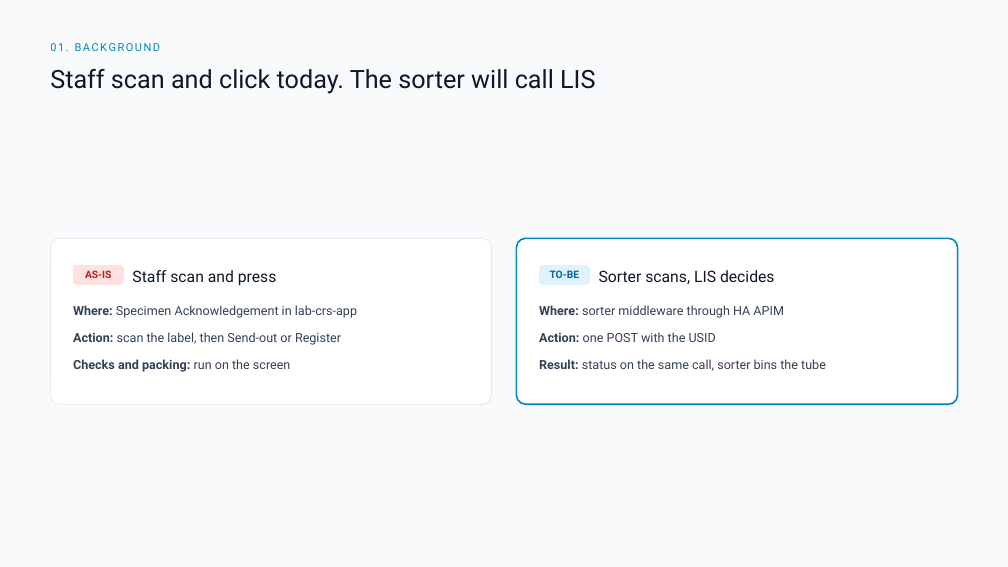
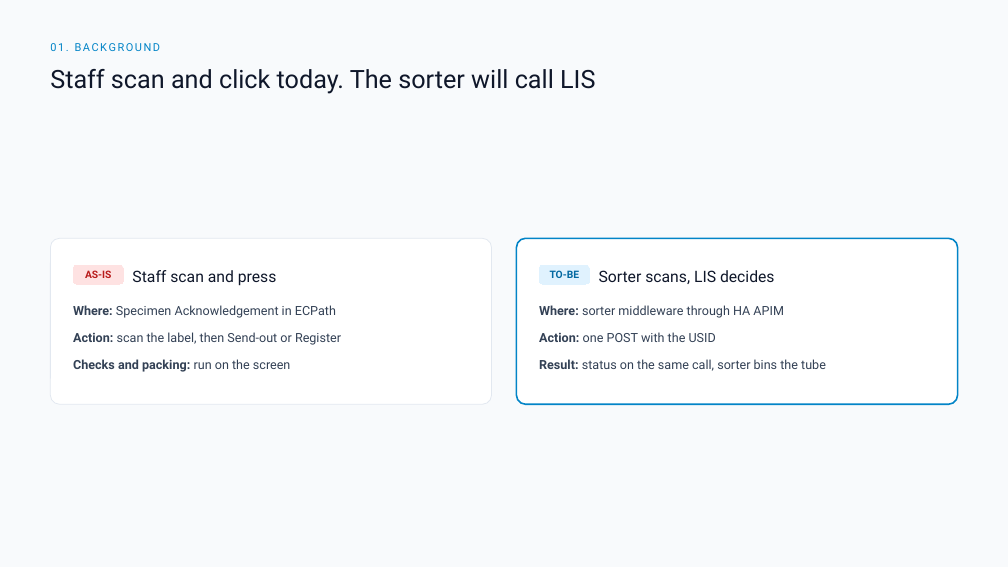
Before and after one commit to DragonChong/HA-Notes, a slide deck: slide 3 of SDLC/Projects/TMP-specimen-sorter-api — Specimen Sorter API/assets/Specimen Sorter API v3.pptx. Drawn at 1008x567 pixels with LibreOffice and Linux fonts; fonts in the diff are those of the drawing. Boxes give left, top, right and bottom in pixels: in the first picture for what was removed or moved away, otherwise in the second. Text is boxed around its words. In the diff, an @@ line names an element or a change of style, - is before the commit and + after.

```diff
--- a/SDLC/Projects/TMP-specimen-sorter-api — Specimen Sorter API/assets/Specimen Sorter API v3.pptx
+++ b/SDLC/Projects/TMP-specimen-sorter-api — Specimen Sorter API/assets/Specimen Sorter API v3.pptx
@@ text at box(73, 305, 336, 318): text changed @@
-Where: Specimen Acknowledgement in lab-crs-app
+Where: Specimen Acknowledgement in ECPath
```
Also in this commit, not shown: 4 other slides changed, 4 other files.
